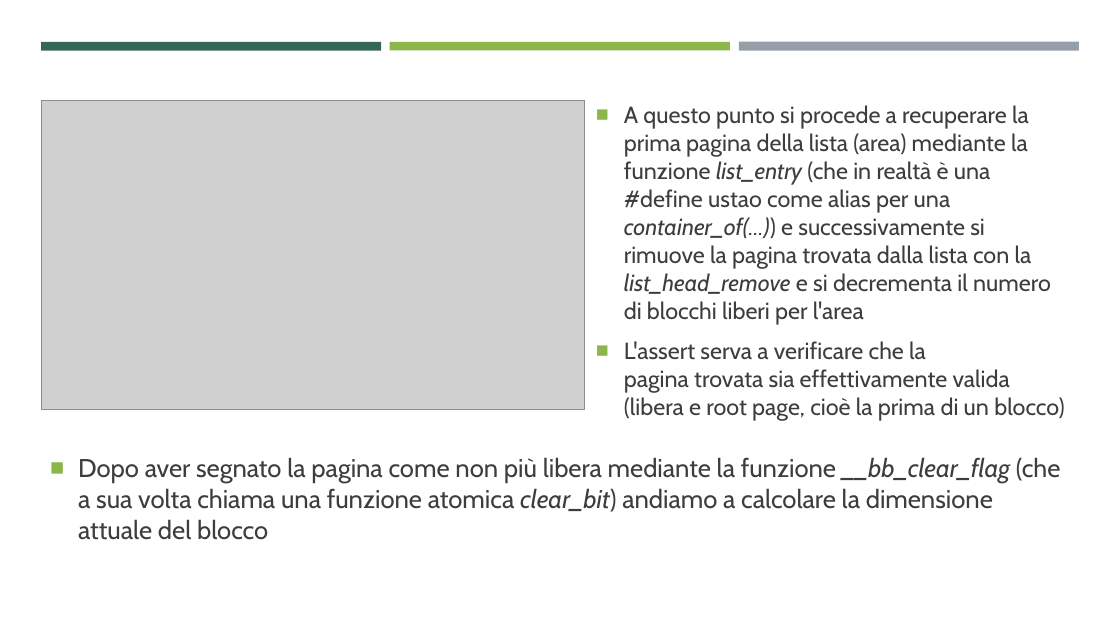
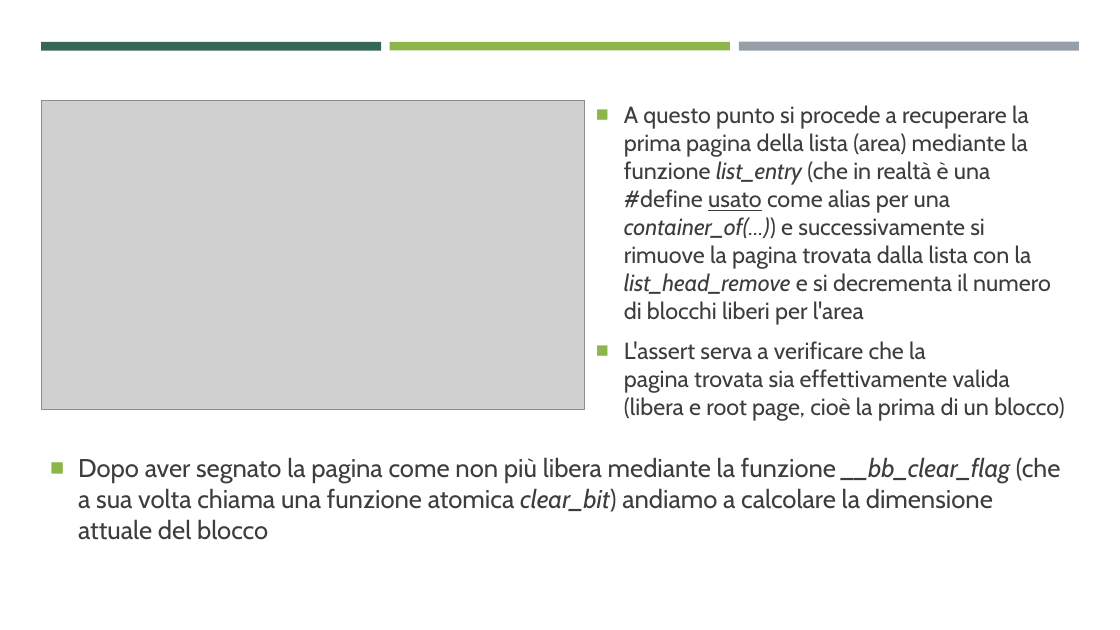
Before and after one commit to ProgrammazioneDiSistema2023-IA-ZZ/Group04, a slide deck: slide 15 of MentOS - Implementazione Buddy System.pptx. Drawn at 1120x630 pixels with LibreOffice and Linux fonts; fonts in the diff are those of the drawing; grey boxes stand for pictures. Boxes give left, top, right and bottom in pixels: in the first picture for what was removed or moved away, otherwise in the second. Text is boxed around its words. In the diff, an @@ line names an element or a change of style, - is before the commit and + after.

```diff
--- a/MentOS - Implementazione Buddy System.pptx
+++ b/MentOS - Implementazione Buddy System.pptx
@@ text at <box>624,105,1051,325</box>: text changed @@
-■ A questo punto si procede a recuperare la prima pagina della lista (area) mediante la funzione list_entry (che in realtà è una #define ustao come alias per una container_of(…)) e successivamente si rimuove la pagina trovata dalla lista con la list_head_remove e si decrementa il numero di blocchi liberi per l'area
+■ A questo punto si procede a recuperare la prima pagina della lista (area) mediante la funzione list_entry (che in realtà è una #define usato come alias per una container_of(…)) e successivamente si rimuove la pagina trovata dalla lista con la list_head_remove e si decrementa il numero di blocchi liberi per l'area
```
Also in this commit, not shown: 3 other slides changed, 3 other files.
